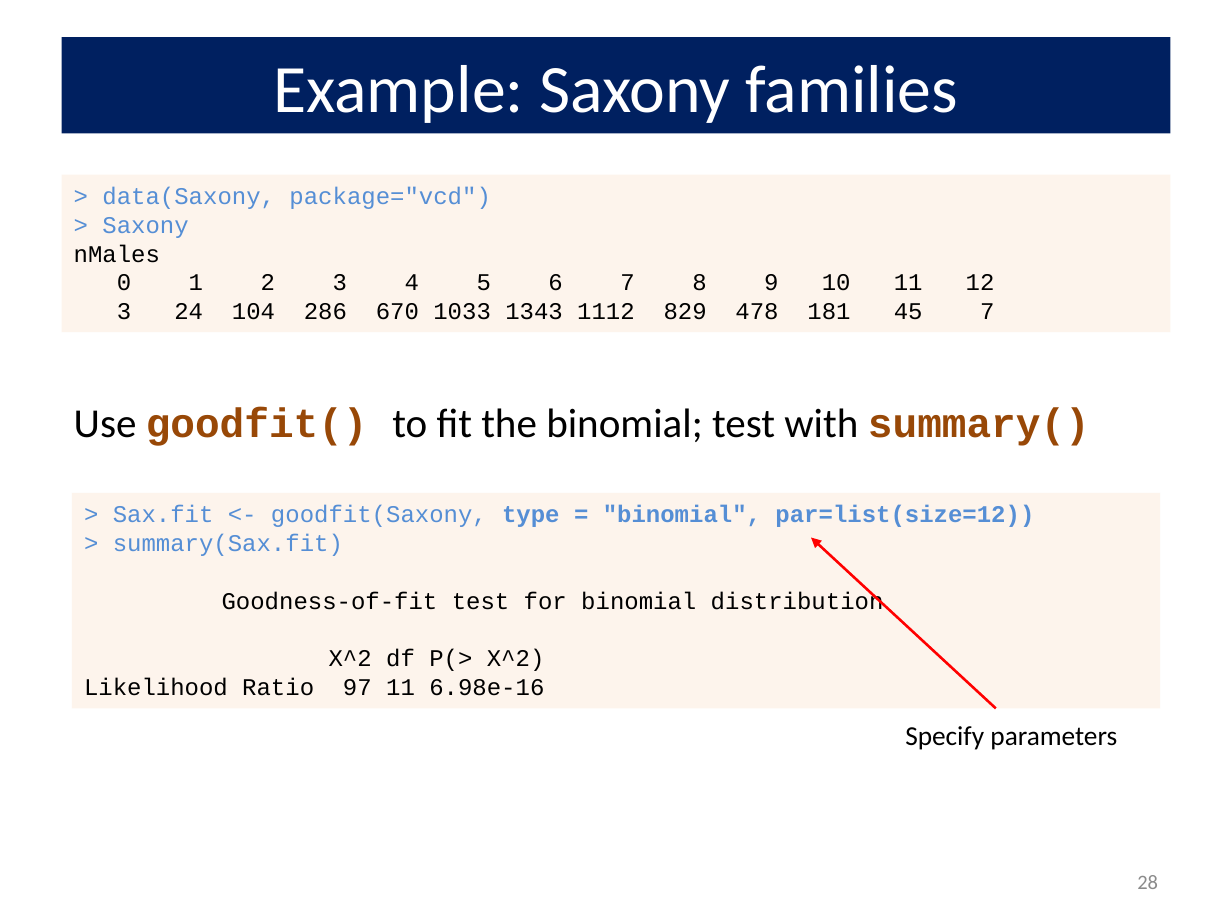
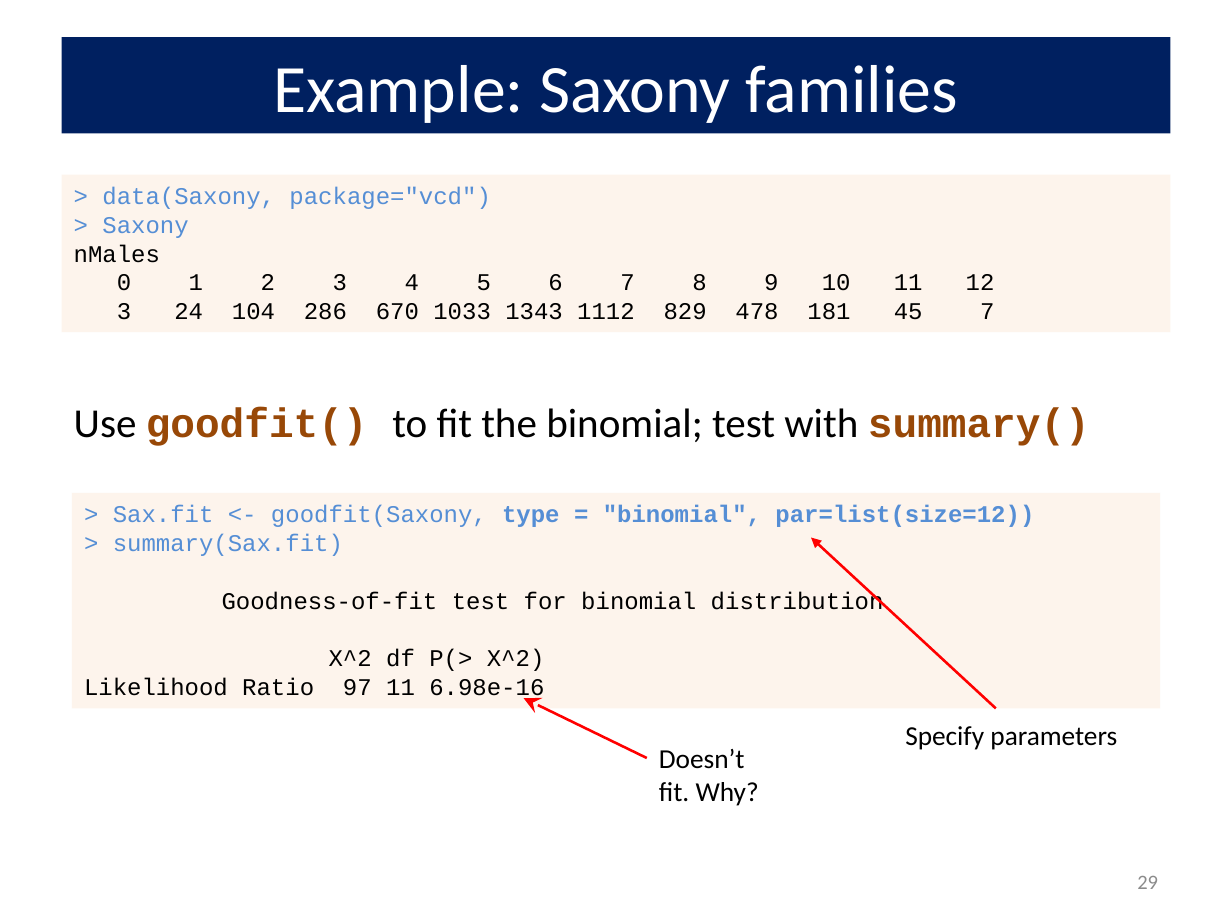
Before and after one commit to friendly/psy6136, a slide deck: slide 29 of docs/lectures/02-Discrete.pptx (slide 28 before the commit). Drawn at 1232x924 pixels with LibreOffice and Linux fonts; fonts in the diff are those of the drawing. Boxes give left, top, right and bottom in pixels: in the first picture for what was removed or moved away, otherwise in the second. Text is boxed around its words. In the diff, an @@ line names an element or a change of style, - is before the commit and + after.

```diff
--- a/docs/lectures/02-Discrete.pptx
+++ b/docs/lectures/02-Discrete.pptx
@@ arrow added from (647, 758) to (524, 699), #FF0000 1.5 pt @@
@@ text added at box(659, 749, 759, 806), 16 pt, text #000000 @@
+Doesn’t fit. Why?
@@ page number at box(1137, 876, 1158, 889): text changed @@
-28
+29
```
Also in this commit, not shown: 5 other slides changed, 1 slide added, 21 other files.
